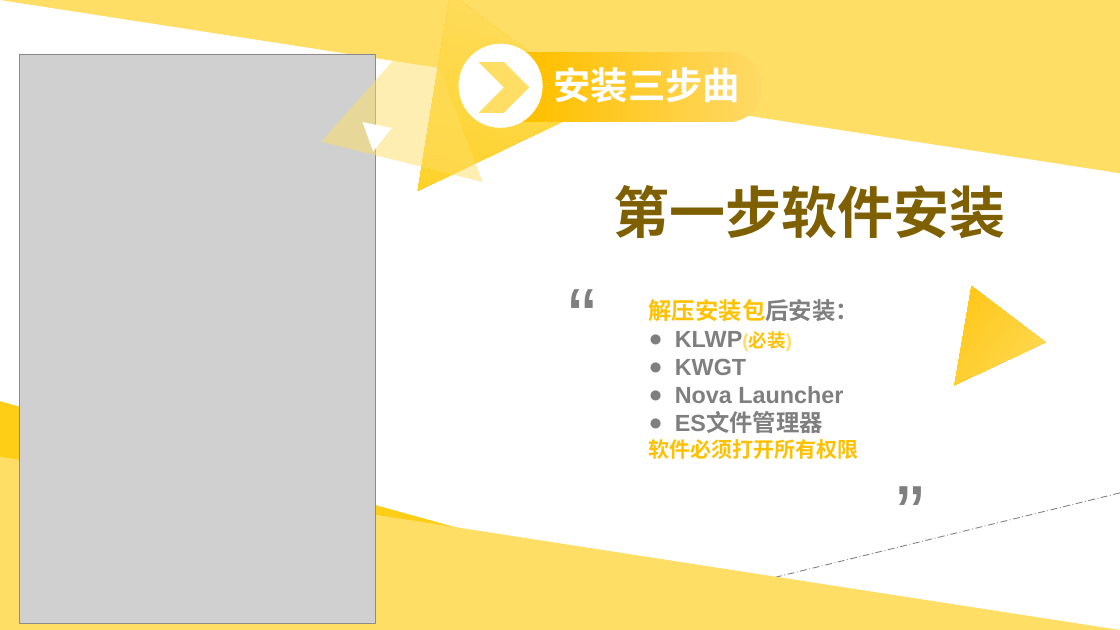
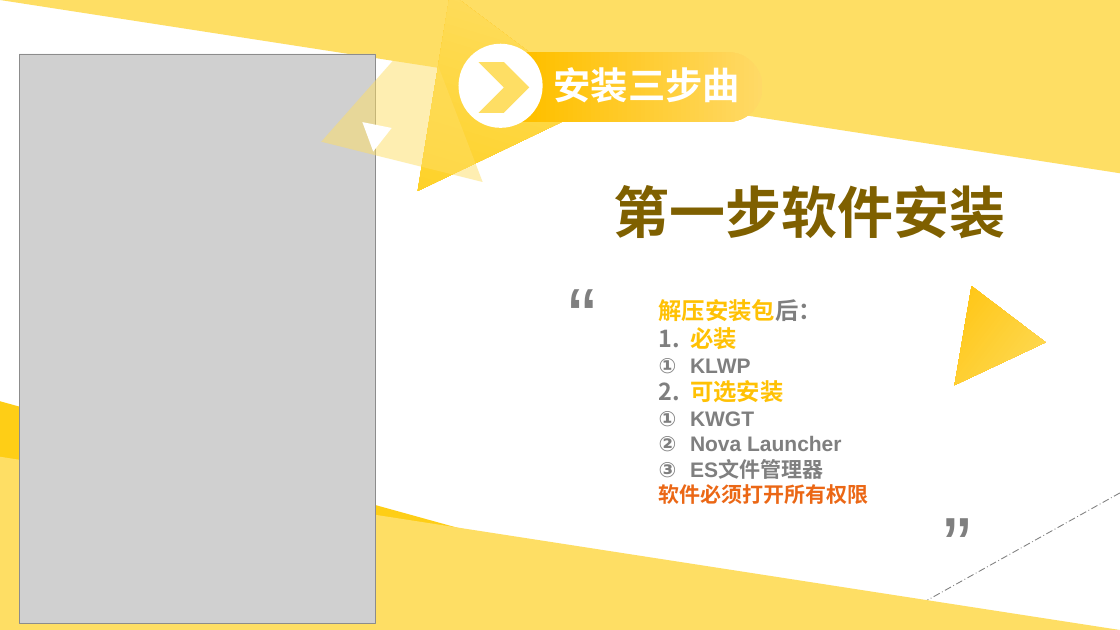
Before and after one commit to MoRan1412/WebSite, a slide deck: slide 6 of files/klwp.pptx. Drawn at 1120x630 pixels with LibreOffice and Linux fonts; fonts in the diff are those of the drawing; grey boxes stand for pictures. Boxes give left, top, right and bottom in pixels: in the first picture for what was removed or moved away, otherwise in the second. Text is boxed around its words. In the diff, an @@ line names an element or a change of style, - is before the commit and + after.

```diff
--- a/files/klwp.pptx
+++ b/files/klwp.pptx
@@ text "解压安装包后：": place and size @@
-text "解压安装包后：" at [649, 299, 859, 459]
+text "解压安装包后：" at [659, 299, 869, 504]
@@ text at [659, 299, 823, 402]: text changed; text colour #7F7F7F to #FFC104 @@
-解压安装包后安装：
-● KLWP(必装)
+解压安装包后：
+  1. 必装
+    1. KLWP
+  2. 可选安装
@@ text at [659, 411, 869, 504]: size 20 to 18 pt in "KWGT", "Nova Launcher", "ES文件管理器"; text colour #FFC000 to #EB6715 in "软件必须打开所有权限"; bullet ● to circleNumDbPlain; list level 1 to 3 in "KWGT"; list level 1 to 3 in "Nova Launcher"; list level 1 to 3 in "ES文件管理器" @@
@@ line moved from (1120, 493) - (560, 630) to (1120, 493) - (874, 630) @@
@@ text "”" rewrapped from [888, 457, 950, 523] to [935, 488, 989, 598] @@
```
Also in this commit, not shown: 4 other slides changed, 1 other file.
